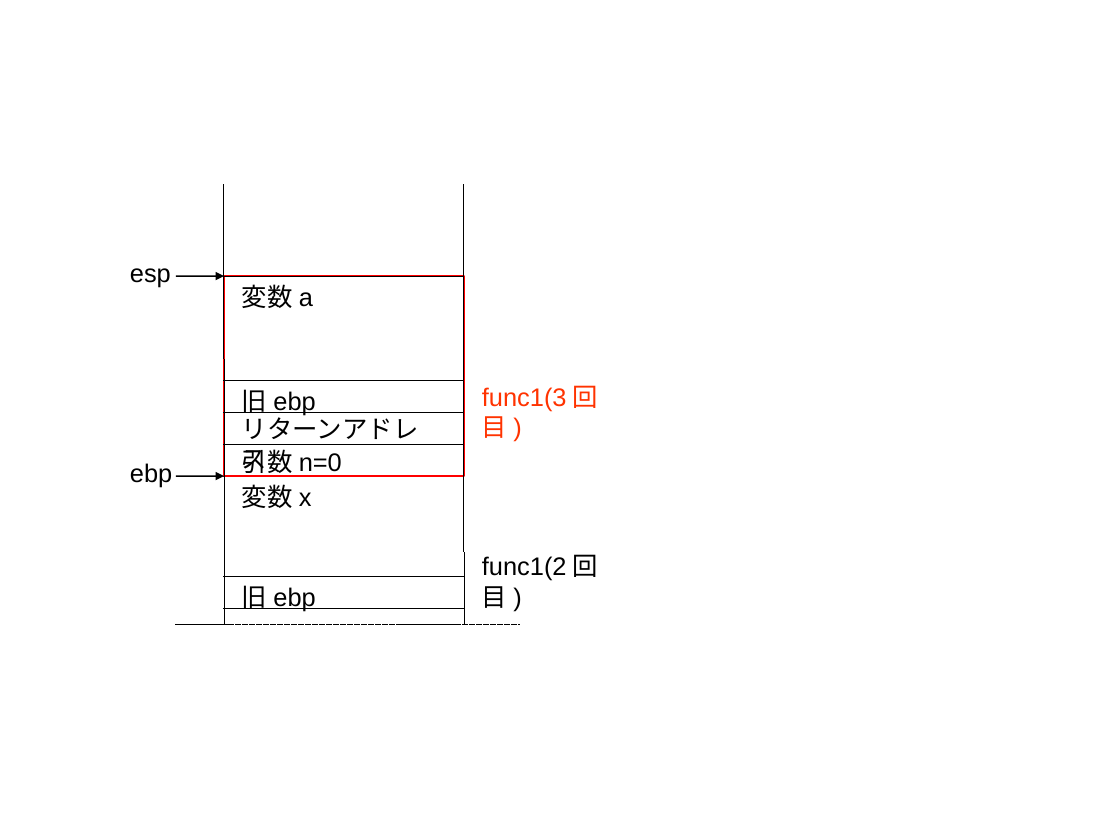
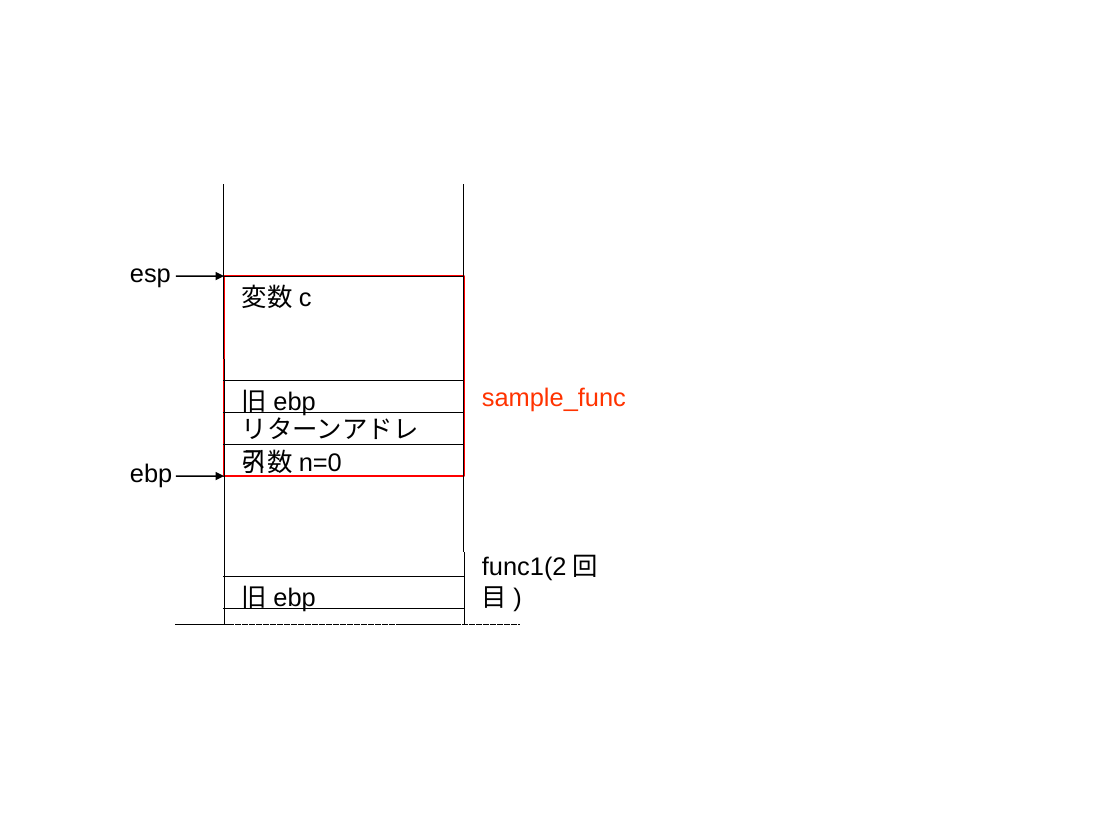
Before and after one commit to gimKondo/lt_slide, a slide deck: slide 4 of image_work/func_stack.odp. Drawn at 1120x840 pixels with LibreOffice and Linux fonts; fonts in the diff are those of the drawing. Boxes give left, top, right and bottom in pixels: in the first picture for what was removed or moved away, otherwise in the second. Text is boxed around its words. In the diff, an @@ line names an element or a change of style, - is before the commit and + after.

```diff
--- a/image_work/func_stack.odp
+++ b/image_work/func_stack.odp
@@ text at [242,284,312,308]: text changed @@
-変数a
+変数c
@@ text removed at [482,387,567,411] @@
-func1(3回目)
@@ text added at [482,387,626,411], 18 pt, text #FF3300 @@
+sample_func
@@ text removed at [242,484,312,508] @@
-変数x
```
Also in this commit, not shown: 2 slides added, 4 other files.
